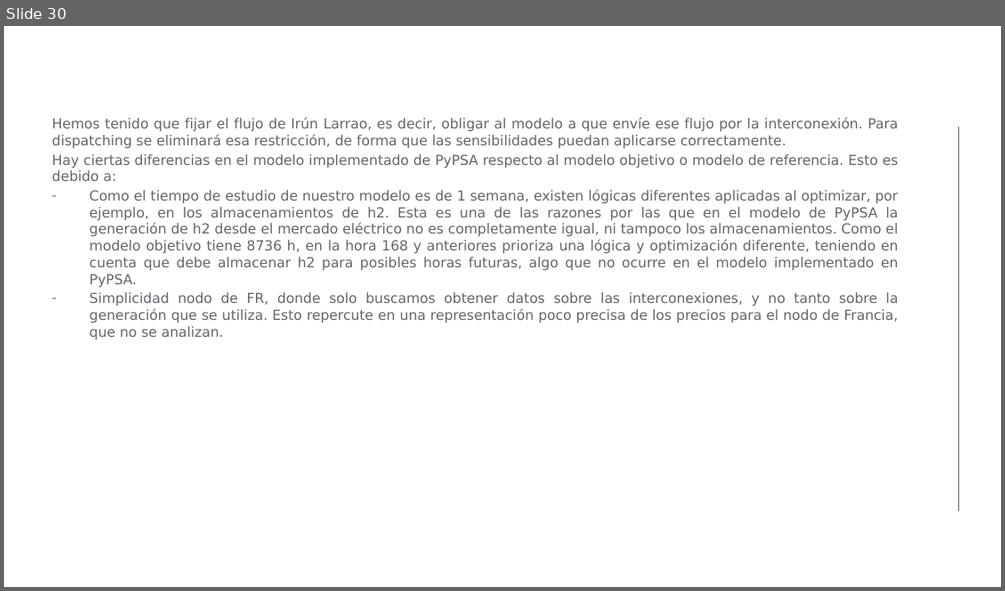
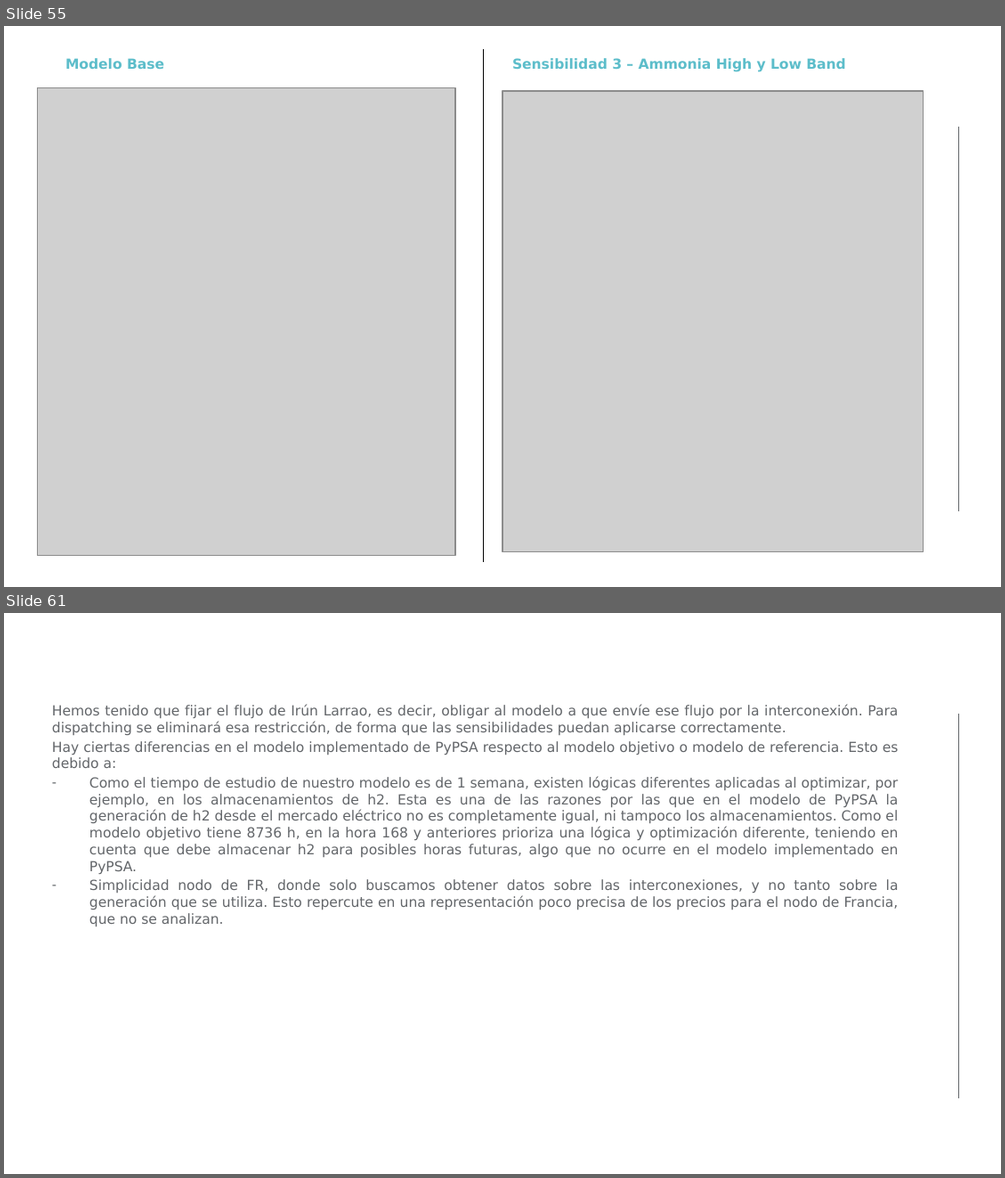
Before and after one commit to anabatres28-png/Dispatching-Project-in-PypSA, a slide deck: hojas_de_datos/presentación.pptx. Shown one above the other, each under a label of ours: slide 30 before the commit, slides 55 and 61 after it; the slides between them are not shown. The pictures are 1005x591 and 1005x1178 pixels, drawn with LibreOffice and Linux fonts; fonts in the diff are those of the drawing; grey boxes stand for pictures; background and template pictures are left out. Boxes give left, top, right and bottom in pixels: in the first picture for what was removed or moved away, otherwise in the second. Text is boxed around its words. In the diff, an @@ line names an element or a change of style, - is before the commit and + after.

```diff
--- a/hojas_de_datos/presentación.pptx
+++ b/hojas_de_datos/presentación.pptx
@@ slide 55 added at box(4, 26, 1001, 587), background #FFFFFF; not listed: 1 template element that a slide beside it also shows @@
@@ line added from (484, 49) to (484, 563), #000000 0.75 pt @@
@@ text added at box(65, 58, 164, 69), 10 pt, text #5CBDCA, bold @@
+Modelo Base
@@ text added at box(512, 58, 845, 72), 10 pt, text #5CBDCA, bold @@
+Sensibilidad 3 – Ammonia High y Low Band
@@ picture added at box(37, 87, 454, 556) @@
@@ picture added at box(502, 91, 923, 551) @@
@@ what was slide 30 is now slide 61 @@
```
Also in this commit, not shown: 2 slides changed, 40 other slides added, 10 slides removed, 13 other files.
